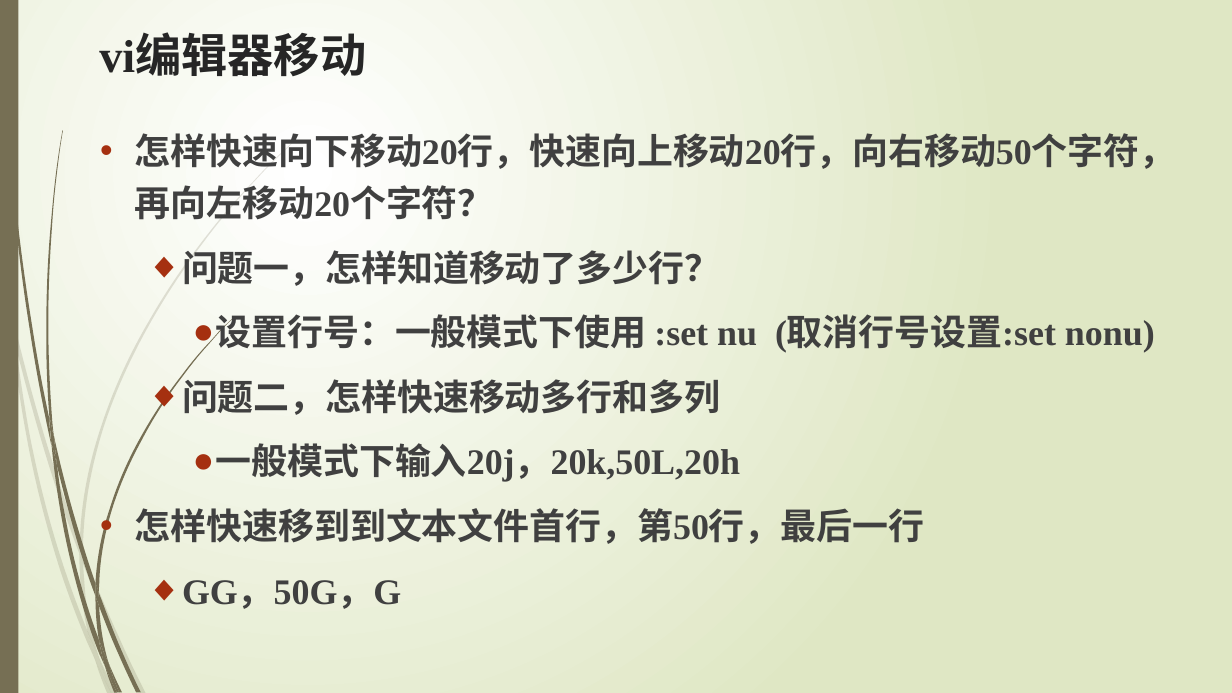
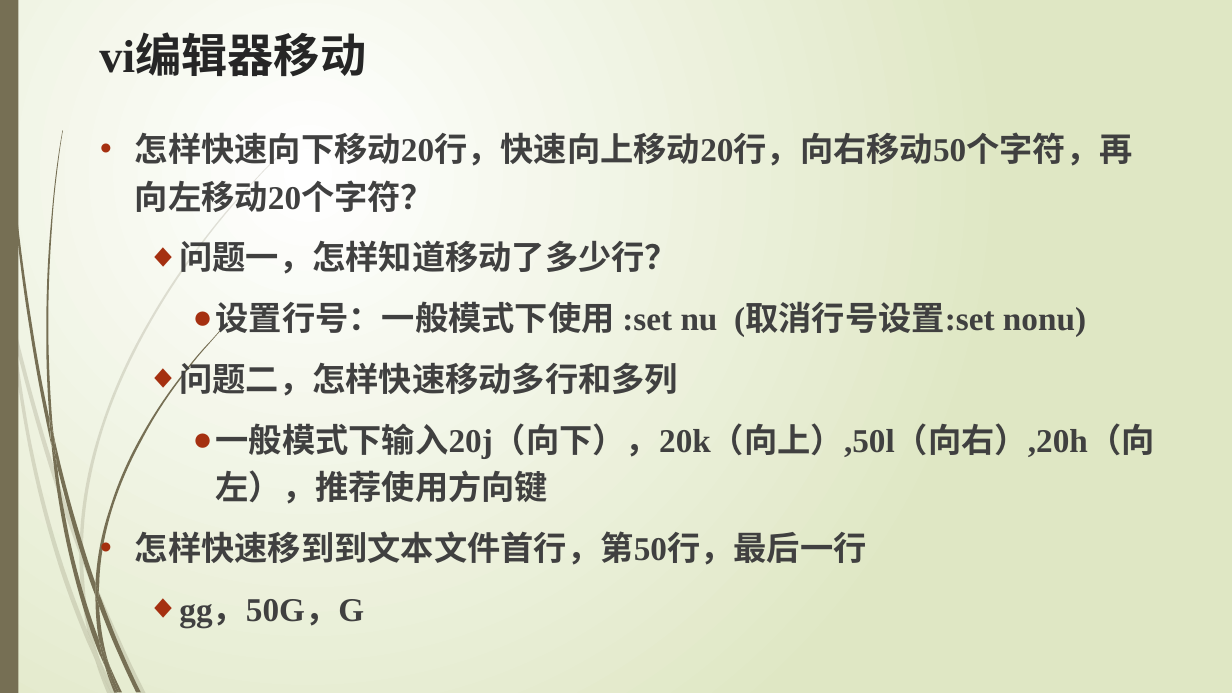
Before and after one commit to edu2act/course-testing-technique, a slide deck: slide 8 of PPT/4 vi编辑器的使用.pptx. Drawn at 1232x693 pixels with LibreOffice and Linux fonts; fonts in the diff are those of the drawing. Boxes give left, top, right and bottom in pixels: in the first picture for what was removed or moved away, otherwise in the second. Text is boxed around its words. In the diff, an @@ line names an element or a change of style, - is before the commit and + after.

Commit message:
vi

```diff
--- a/PPT/4 vi编辑器的使用.pptx
+++ b/PPT/4 vi编辑器的使用.pptx
@@ text at box(135, 127, 1133, 565): size 28 to 25.9 pt in "怎样快速向下移动20行，快速向上移动20行，向右移动50个字符，再向左移动20个字符？", "问题一，怎样知道移动了多少行？", "设置行号：一般模式下使用 :set nu (取消行号设置:set nonu)", "问题二，怎样快速移动多行和多列" and 1 more places @@
@@ text at box(216, 423, 1155, 504): text changed; size 28 to 25.9 pt @@
-    ● 一般模式下输入20j，20k,50L,20h
+    ● 一般模式下输入20j（向下），20k（向上）,50l（向右）,20h（向左），推荐使用方向键
@@ text at box(179, 599, 364, 628): text changed; size 28 to 25.9 pt @@
-  ◆ GG，50G，G
+  ◆ gg，50G，G
```
Also in this commit, not shown: 2 other slides changed.
